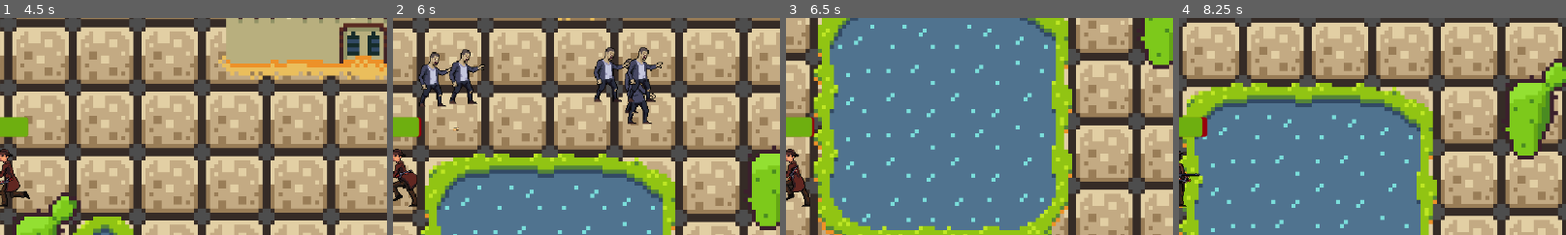
Above: before the commit, frames 1-4 (left to right).
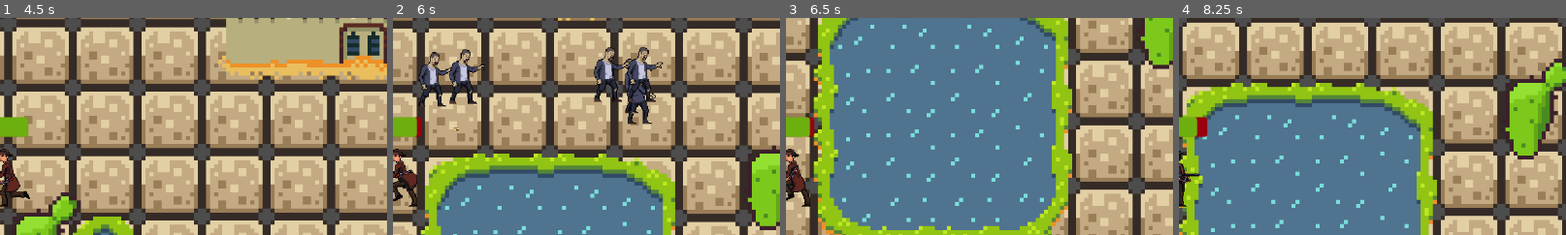
Above: after the commit, the same moments.

Repository: shauryaexe1/Zombie-Wars-
Game: Godot game, scene res://Scenes/main_menu.tscn
Same seed, same stepped clock (60 frames per second), same inputs: the game is played once before the commit and once after it.
Inputs (mouse positions are % of the whole screen's width and height, from its top left):
- Up to frame 1 (4.5 s): click (49, 51) at 0.5 s; move the mouse to (72, 45) at 1.27 s; hold Right (ui_right) 1.28-2.03 s; click (72, 45) at 1.35 s; move the mouse to (30, 55) at 2.02 s; hold Down (ui_down) 2.03-2.78 s; click (30, 55) at 2.1 s; move the mouse to (60, 28) at 2.77 s; hold Right (ui_right) 2.78-3.53 s; click (60, 28) at 2.85 s; move the mouse to (45, 70) at 3.52 s; hold Up (ui_up) 3.53-4.28 s; click (45, 70) at 3.6 s; move the mouse to (80, 65) at 4.27 s; hold Left (ui_left) from 4.28 s (still down); click (80, 65) at 4.35 s
- Up to frame 2 (6 s): move the mouse to (20, 35) at 5.02 s; click (20, 35) at 5.1 s; move the mouse to (55, 50) at 5.77 s; release Left (ui_left) at 5.78 s; hold Down (ui_down) from 5.78 s (still down); click (55, 50) at 5.85 s
- Up to frame 3 (6.5 s): keep holding Down (ui_down)
- Up to frame 4 (8.25 s): move the mouse to (35, 25) at 6.52 s; release Down (ui_down) at 6.53 s; hold Right (ui_right) 6.53-7.28 s; click (35, 25) at 6.6 s; move the mouse to (72, 45) at 7.27 s; hold Up (ui_up) 7.28-8.03 s; click (72, 45) at 7.35 s; move the mouse to (30, 55) at 8.02 s; hold Right (ui_right) from 8.03 s (still down); click (30, 55) at 8.1 s
The pictures show only the part of the screen within x 50-100%, y 15-65%; the shares and areas given below are measured in that part.

Frame 1 is identical in both runs. In frame 2, less than 0.1% of the frame differs, in the area x 5-7%, y 45-55%; in frame 3, less than 0.1%; in frame 4, 0.2%, in the area x 4-7%, y 45-55%.

Commit message:
started to change gun + player script to
i continued adding the code for the new currency gained by killing zombies. I added it to the gun and bullet gd script.

Diff:
--- a/Scenes/gun.tscn
+++ b/Scenes/gun.tscn
@@ -46,3 +46,5 @@
 [node name="Bullet" parent="WeaponPivot/Shotgun/ShootingPoint" unique_id=200049140 instance=ExtResource("3_kw0bs")]
 visible = false
 position = Vector2(7.000001, 1.9999999)
+
+[node name="Timer" type="Timer" parent="." unique_id=461886947]
--- a/Scenes/player.tscn
+++ b/Scenes/player.tscn
@@ -233,6 +233,8 @@
 corner_radius_bottom_right = 4
 corner_radius_bottom_left = 4
 corner_detail = 4
+
+[sub_resource type="StyleBoxTexture" id="StyleBoxTexture_x3wgy"]
 
 [node name="Player" type="CharacterBody2D" unique_id=327069013]
 collision_layer = 2
@@ -283,4 +285,16 @@
 value = 100.0
 show_percentage = false
 
+[node name="ShieldBar" type="ProgressBar" parent="." unique_id=1219421561]
+unique_name_in_owner = true
+offset_left = -8.0
+offset_top = -19.0
+offset_right = 7.0
+offset_bottom = -14.0
+theme_override_colors/font_color = Color(0.2, 0.6, 0.9254902, 1)
+theme_override_colors/font_outline_color = Color(0, 0, 1, 1)
+theme_override_styles/fill = SubResource("StyleBoxTexture_x3wgy")
+value = 100.0
+show_percentage = false
+
 [connection signal="animation_finished" from="AnimatedSprite2D" to="." method="_on_animation_finish"]
--- a/Scenes/upgrade_menu.tscn
+++ b/Scenes/upgrade_menu.tscn
@@ -1,7 +1,14 @@
 [gd_scene format=3 uid="uid://dj33182amb6gv"]
+
+[ext_resource type="Texture2D" uid="uid://bpn24omv8gdus" path="res://Assests/Shotgun FREE/Gemini_Generated_Image_jlzof0jlzof0jlzo.jpeg" id="1_ltp0x"]
 
 [node name="Upgrade_menu" type="Node2D" unique_id=1785644126]
 
 [node name="Label" type="Label" parent="." unique_id=509041512]
 offset_right = 40.0
 offset_bottom = 23.0
+
+[node name="GeminiGeneratedImageJlzof0Jlzof0Jlzo" type="Sprite2D" parent="." unique_id=1898040168]
+position = Vector2(580.3436, 324.74997)
+scale = Vector2(0.82617164, 0.8261718)
+texture = ExtResource("1_ltp0x")
--- a/Scripts/bullet.gd
+++ b/Scripts/bullet.gd
@@ -19,5 +19,6 @@
 	if body.has_method("take_damage") and not body.name == "Player":
 		if body.take_damage():
 			Global.score_points += 1
+			Global.add_coins(2)
 			print("A", Global.score_points)
 	queue_free()
--- a/Scripts/gun.gd
+++ b/Scripts/gun.gd
@@ -1,4 +1,13 @@
 extends Area2D
+
+const BASE_FIRE_COOLDOWN := 0.3
+const FIRE_RATE_MULTIPLIER:= 0.7
+
+func _ready() -> void:
+	$Timer.wait_time = BASE_FIRE_COOLDOWN
+	if Global.has_firerate_upgrade:
+		$Timer.wait_time *=FIRE_RATE_MULTIPLIER
+	$Timer.one_shot = true
 
 
 func _physics_process(delta):
@@ -6,8 +15,9 @@
 	if enemies_in_range.size() > 0:
 		var target_enemy = enemies_in_range.front()
 		look_at(target_enemy.global_position)
-	if Input.is_action_just_pressed("shoot"):
+	if Input.is_action_just_pressed("shoot") and $Timer.is_stopped():
 		shoot()
+		$Timer.start()
 
 
 func shoot():
@@ -19,5 +29,4 @@
 
 
 func _on_timer_timeout() -> void:
-	shoot()
 	pass # Replace with function body.
--- a/Scripts/player.gd
+++ b/Scripts/player.gd
@@ -1,11 +1,35 @@
 extends CharacterBody2D
 
 signal health_depleted
-var health = 100.0
+
+const BASE_MAX_HEALTH := 100.0
+const HEALTH_UPGRADE_BONUS := 50.0
+const BASE_SHIELD := 50.0
+
+var max_health: float = BASE_MAX_HEALTH
+var health: float = BASE_MAX_HEALTH
+var max_shield: float = 0.0
+var shield: float = 0.0
+
+
 @export var movement_speed: float = 80.0
 var character_direction : Vector2
 var dead: bool = false
 @onready var animated_sprite = %AnimatedSprite2D
+
+func _ready() -> void:
+	if Global.has_health_upgrade:
+		max_health = BASE_MAX_HEALTH + HEALTH_UPGRADE_BONUS
+	health = max_health
+	%ProgressBar.max_value = max_health
+	%ProgressBar.value = health
+
+	if Global.has_shield_upgrade:
+		max_shield = BASE_SHIELD
+		shield = max_shield
+	%ShieldBar.max_value = max_shield
+	%ShieldBar.value = shield
+	%ShieldBar.visible = max_shield > 0
 
 
 func _physics_process (delta):
@@ -35,9 +59,24 @@
 		take_damage(delta, DAMAGE_RATE, overlapping_mobs.size())
 
 
-func take_damage(delta: float, damage: float, mob_count: int):
-	if not dead:
+func take_damage(delta: float, damage: float, mob_count: int) -> void:
+	if dead:
+		return
+
+	var incoming = damage * mob_count * delta
+
+	if shield > 0:
+		var absorbed = min(shield, incoming)
+		shield -= absorbed
+		incoming -= absorbed
+		%ShieldBar.value = shield
+
+	if incoming > 0:
+		health -= incoming
+		%ProgressBar.value = health
+
 		if health<= 0.0:
+			health = 0.0
 			animated_sprite.play("Dead")
 			health_depleted.emit()
 			dead = true
Binary file added: Assests/Shotgun FREE/Gemini_Generated_Image_jlzof0jlzof0jlzo.jpeg
Not shown, added: Assests/Shotgun FREE/Gemini_Generated_Image_jlzof0jlzof0jlzo.jpeg.import
